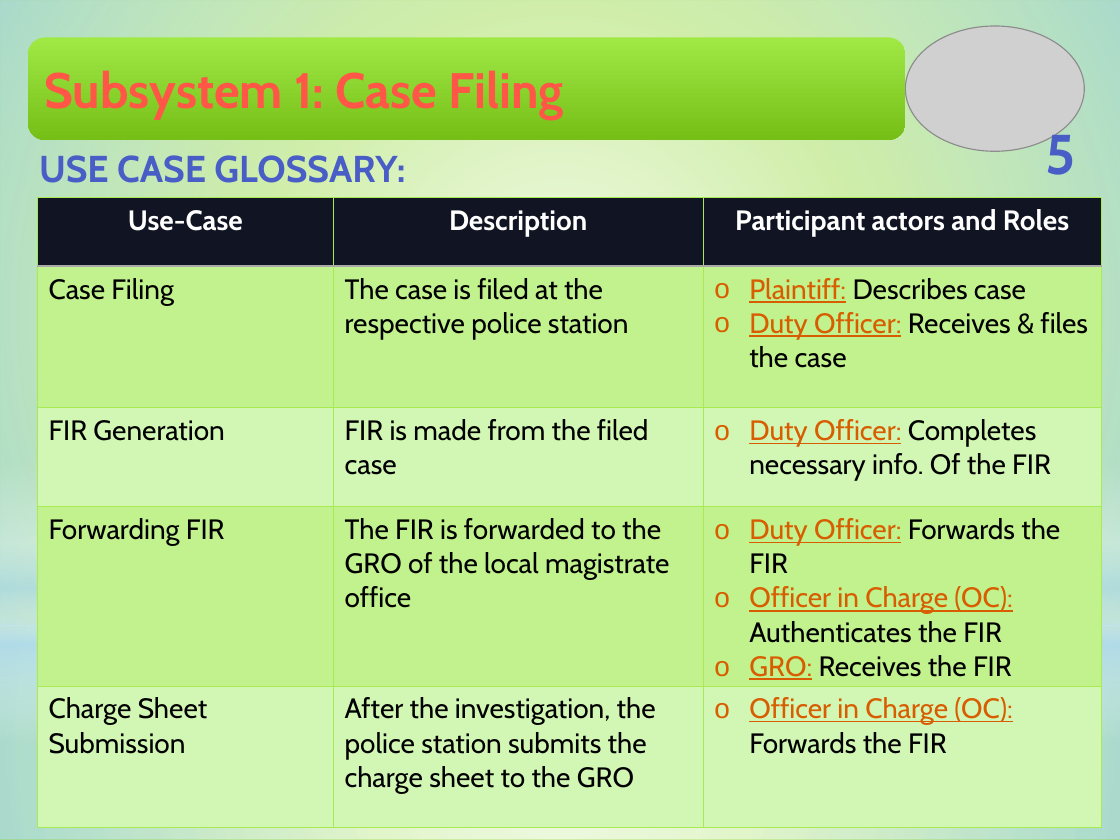
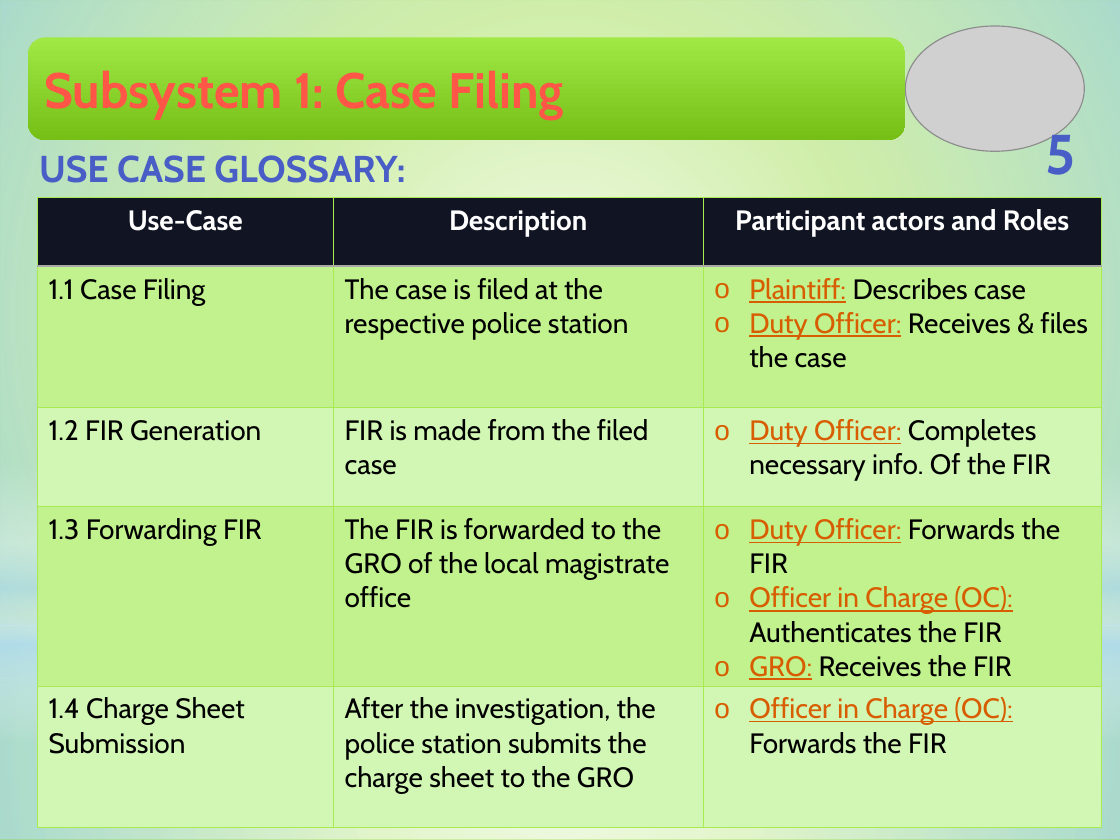
Before and after one commit to Touhid18/CSE308-Management_of_Judicial_System-1005009_1005014_1005018_1005023_1005029, a slide deck: slide 5 of ISD_Management_of_Judicial_System_UseCase.pptx. Drawn at 1120x840 pixels with LibreOffice and Linux fonts; fonts in the diff are those of the drawing; grey boxes stand for pictures. Boxes give left, top, right and bottom in pixels: in the first picture for what was removed or moved away, otherwise in the second. Text is boxed around its words. In the diff, an @@ line names an element or a change of style, - is before the commit and + after.

```diff
--- a/ISD_Management_of_Judicial_System_UseCase.pptx
+++ b/ISD_Management_of_Judicial_System_UseCase.pptx
@@ table at bbox=[37, 197, 1101, 828] @@
-row 2, column 1: Case Filing
+row 2, column 1: 1.1 Case Filing
-row 3, column 1: FIR Generation
+row 3, column 1: 1.2 FIR Generation
-row 4, column 1: Forwarding FIR
+row 4, column 1: 1.3 Forwarding FIR
-row 5, column 1: Charge Sheet Submission
+row 5, column 1: 1.4 Charge Sheet Submission
```
Also in this commit, not shown: 1 slide added, 17 other files.
